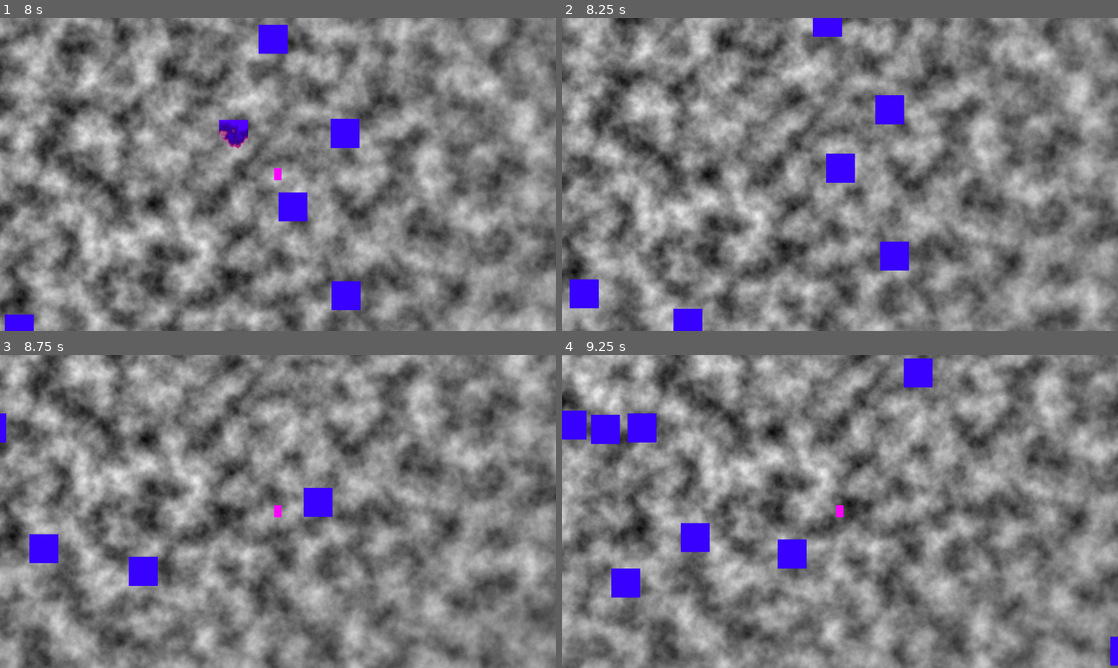
Above: before the commit, frames 1-4 (two rows, left to right).
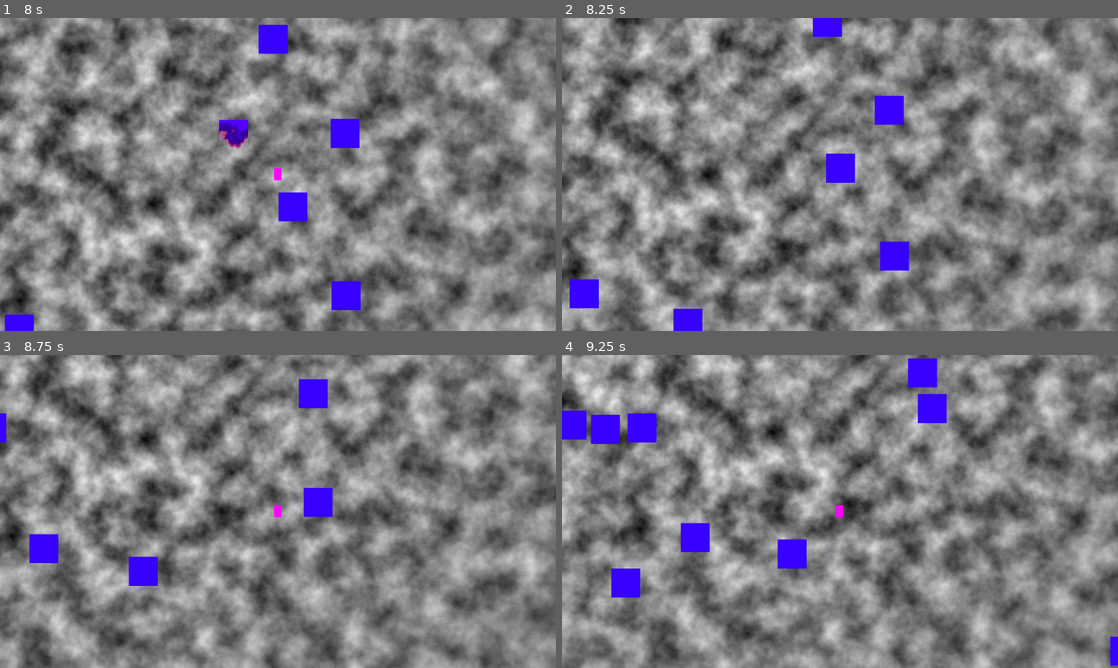
Above: after the commit, the same moments.

Repository: mabanana/survivor-dire
Game: Godot game, scene res://Scenes/main.tscn
The game is run twice, just before and just after one commit, with the same random seed, the same clock (stepped at 60 frames per second) and the same inputs.
Inputs (mouse positions are in pixels of both pictures, inside the frame that each line leads up to):
- Up to frame 1 (8 s): tap Enter at 0.5 s; move the mouse to (400, 158) at 0.52 s; hold Right (ui_right) 0.53-1.28 s; tap E at 0.6, 6.6 s; click (400, 158) at 0.67 s; move the mouse to (166, 190) at 1.27 s; hold Down (ui_down) 1.28-2.03 s; tap Tab at 1.35, 7.35 s; click (166, 190) at 1.42 s; move the mouse to (333, 105) at 2.02 s; hold Right (ui_right) 2.03-2.78 s; tap 1 at 2.1 s; click (333, 105) at 2.17 s; move the mouse to (250, 237) at 2.77 s; hold Up (ui_up) 2.78-3.53 s; tap 2 at 2.85 s; click (250, 237) at 2.92 s; move the mouse to (444, 221) at 3.52 s; hold Left (ui_left) 3.53-5.03 s; tap 3 at 3.6 s; click (444, 221) at 3.67 s; move the mouse to (111, 127) at 4.27 s; tap 4 at 4.35 s; click (111, 127) at 4.42 s; move the mouse to (305, 174) at 5.02 s; hold Down (ui_down) 5.03-5.78 s; tap V at 5.1 s; click (305, 174) at 5.17 s; move the mouse to (194, 96) at 5.77 s; hold Right (ui_right) 5.78-6.53 s; tap X at 5.85 s; click (194, 96) at 5.92 s; move the mouse to (400, 158) at 6.52 s; hold Up (ui_up) 6.53-7.28 s; click (400, 158) at 6.67 s; move the mouse to (166, 190) at 7.27 s; hold Right (ui_right) from 7.28 s (still down); click (166, 190) at 7.42 s
- Up to frame 2 (8.25 s): move the mouse to (895, 105) at 8.02 s; release Right (ui_right) at 8.03 s; hold Down (ui_down) from 8.03 s (still down); tap 1 at 8.1 s; click (895, 105) at 8.17 s
- Up to frame 3 (8.75 s): keep holding Down (ui_down)
- Up to frame 4 (9.25 s): move the mouse to (812, 574) at 8.77 s; release Down (ui_down) at 8.78 s; hold Left (ui_left) from 8.78 s (still down); tap 2 at 8.85 s; click (812, 574) at 8.92 s

Frame 1 is identical in both runs. In frame 2, less than 0.1% of the frame differs, in the area x 56-62%, y 24-35%; in frame 3, 0.5%; in frame 4, 0.7%, in the area x 61-70%, y 1-22%.

Commit message:
Add aimcast

Diff:
--- a/Scripts/aim_cast.gd
+++ b/Scripts/aim_cast.gd
@@ -1,27 +1,21 @@
 class_name AimCast
+extends ShapeCast2D
 
-var core: CoreModel
-var core_changed: Signal
+func _ready():
+	enabled = false
+	shape = CircleShape2D.new()
+	set_collision_mask(2)
+	pass
 
-func bind(core, core_changed):
-	self.core = core
-	self.core_changed = core_changed
+func get_colldiers(target_pos, radius):
+	var res = []
+	position = target_pos
+	shape.radius = radius
+	target_position = Vector2.ZERO
+	force_shapecast_update()
+	var collision_data = _get_collision_result()
+	print(collision_data)
+	for collision in collision_data:
+		res.append(collision.collider.rid)
 
-	core_changed.connect(_on_core_changed)
-
-func _on_core_changed(context, payload):
-	if context == CoreModel.Context.mouse_button_pressed:
-		if payload[CoreModel.PKey.input_action] == InputHandler.PlayerActions.AIM_ATTACK:
-			var colliders = get_colldiers(payload[CoreModel.PKey.mouse_position], core.stats.spell_radius)
-			prints("colliders:", colliders)
-
-
-func get_colldiers(position, radius):
-	var entities = core.scene.entities
-	var res = []
-	for rid in entities.keys():
-		if entities[rid].entity_type != core.EntityType.player:
-			var dist = (entities[rid].position - core.scene.player_pos).length()
-			if dist <= radius:
-				res.append(rid)
 	return res
--- a/Scripts/player_controller.gd
+++ b/Scripts/player_controller.gd
@@ -4,6 +4,7 @@
 var attack_cd: Countdown
 var spell_cd: Countdown
 var rid_closest: int
+var aim_cast: AimCast
 
 var base_damage: int = 1# replace with some weapon/class system
 
@@ -11,6 +12,8 @@
 	core.stats.attack_speed *= 4
 	attack_cd = Countdown.new(1/core.stats.attack_speed)
 	spell_cd = Countdown.new(core.stats.spell_cooldown)
+	aim_cast = AimCast.new()
+	add_child(aim_cast)
 
 func _physics_process(delta: float) -> void:
 	var direction := Input.get_vector("ui_left", "ui_right", "ui_up", "ui_down")
@@ -41,16 +44,8 @@
 	elif context == CoreModel.Context.map_update:
 		_get_closest_enemy()
 
-# TODO: use raycast instead of position calculation for edges
-func _get_colldiers(target_pos, radius):
-	var entities = core.scene.entities
-	var res = []
-	for rid in entities.keys():
-		if entities[rid].entity_type != core.EntityType.player:
-			var dist = (entities[rid].position - target_pos).length()
-			if dist <= radius:
-				res.append(rid)
-	return res
+func _get_colldiers(mouse_pos, radius):
+	return aim_cast.get_colldiers(mouse_pos + position, radius)
 
 func _attack(rid_array):
 	for i in range(len(rid_array)):
